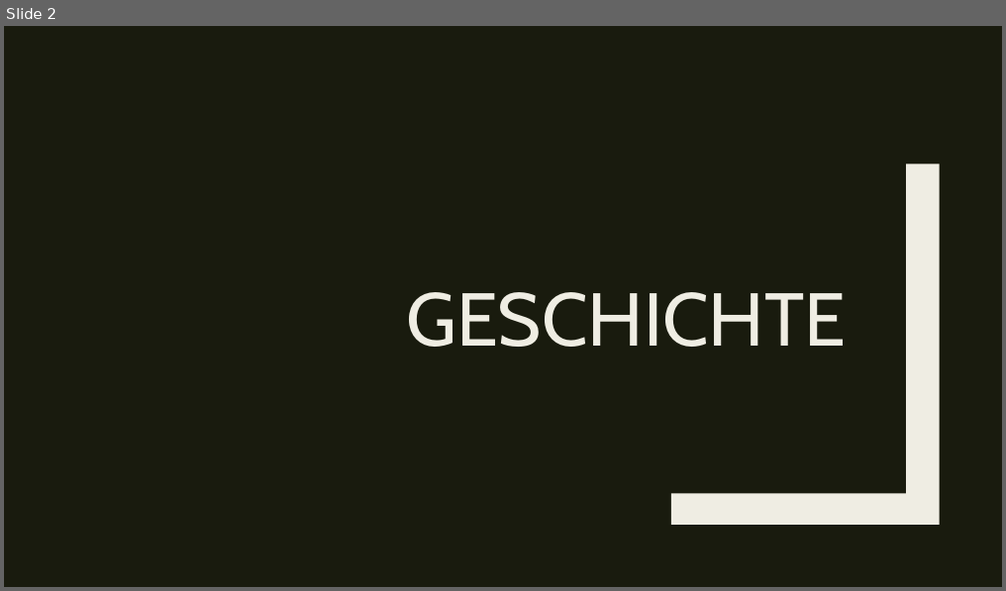
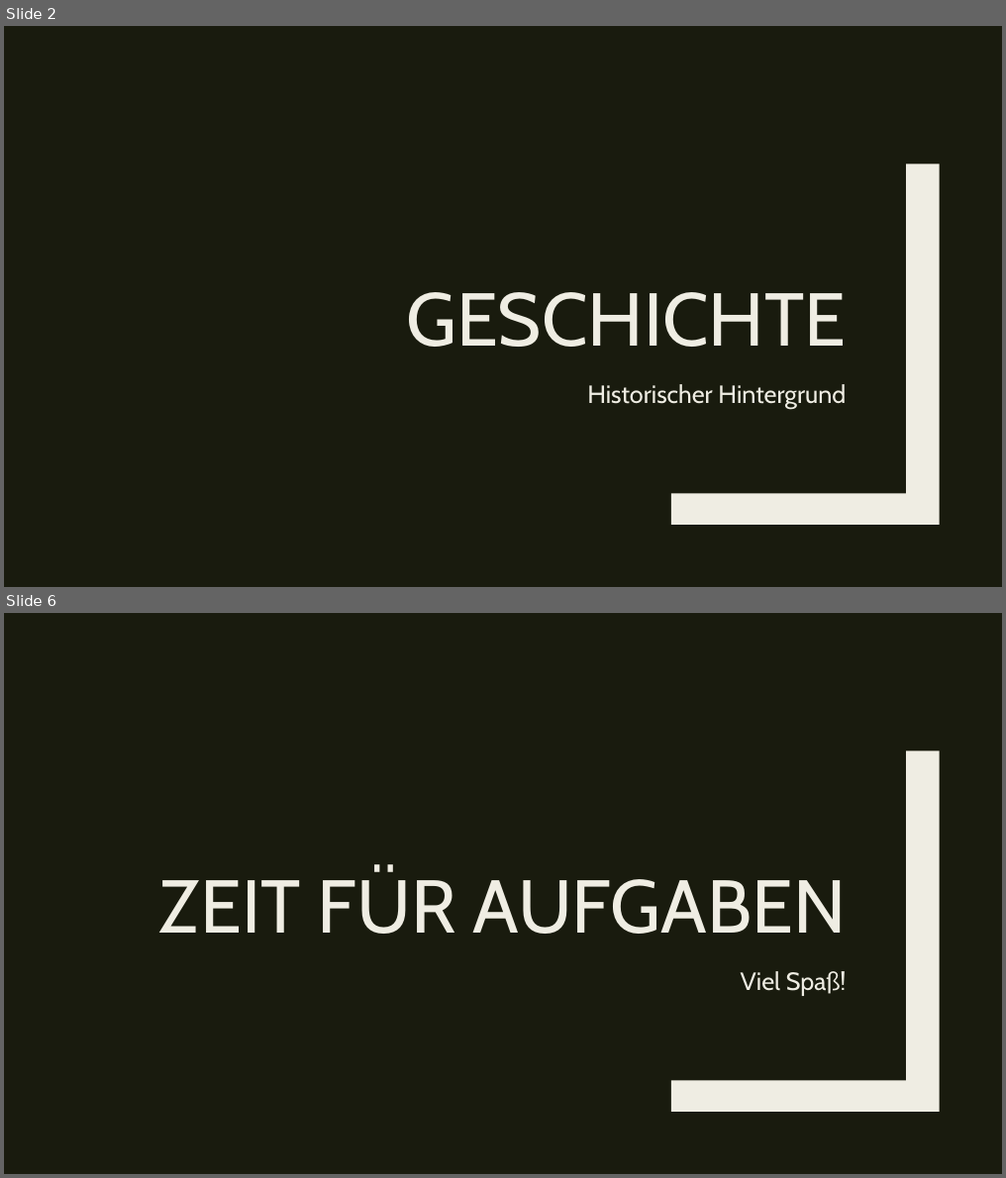
Before and after one commit to WahresDoUFi/Barcamp, a slide deck: composition_over_inheritance.pptx. Shown one above the other, each under a label of ours: slide 2 before the commit, slides 2 and 6 after it; the slides between them are not shown. The pictures are 1006x591 and 1006x1178 pixels, drawn with LibreOffice and Linux fonts; fonts in the diff are those of the drawing. Boxes give left, top, right and bottom in pixels: in the first picture for what was removed or moved away, otherwise in the second. Text is boxed around its words. In the diff, an @@ line names an element or a change of style, - is before the commit and + after.

```diff
--- a/composition_over_inheritance.pptx
+++ b/composition_over_inheritance.pptx
@@ slide 6 added at (x1=4, y1=613, x2=1002, y2=1174), background #191B0E; not listed: 1 template element that a slide beside it also shows @@
@@ title added at (x1=159, y1=870, x2=846, y2=934), 72 pt, text #EFEDE3 @@
+ZEIT FÜR AUFGABEN
@@ text added at (x1=741, y1=971, x2=846, y2=996), 24 pt, text #EFEDE3 @@
+Viel Spaß!
@@ slide 2 changed as well @@
@@ text added at (x1=587, y1=384, x2=846, y2=409), 24 pt, text #EFEDE3 @@
+Historischer Hintergrund
```
Also in this commit, not shown: 1 other slide changed, 6 other slides added, 1 slide removed.
